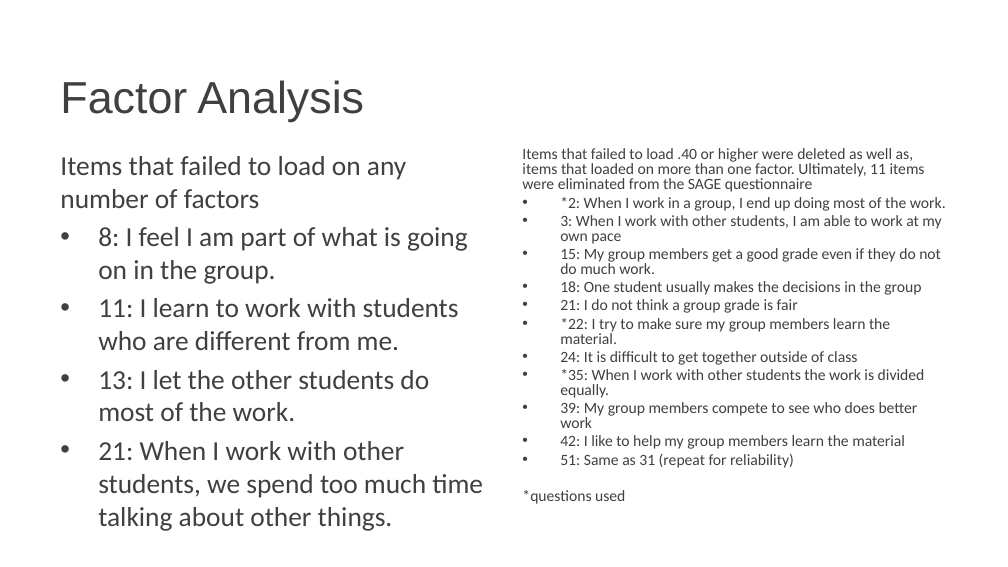
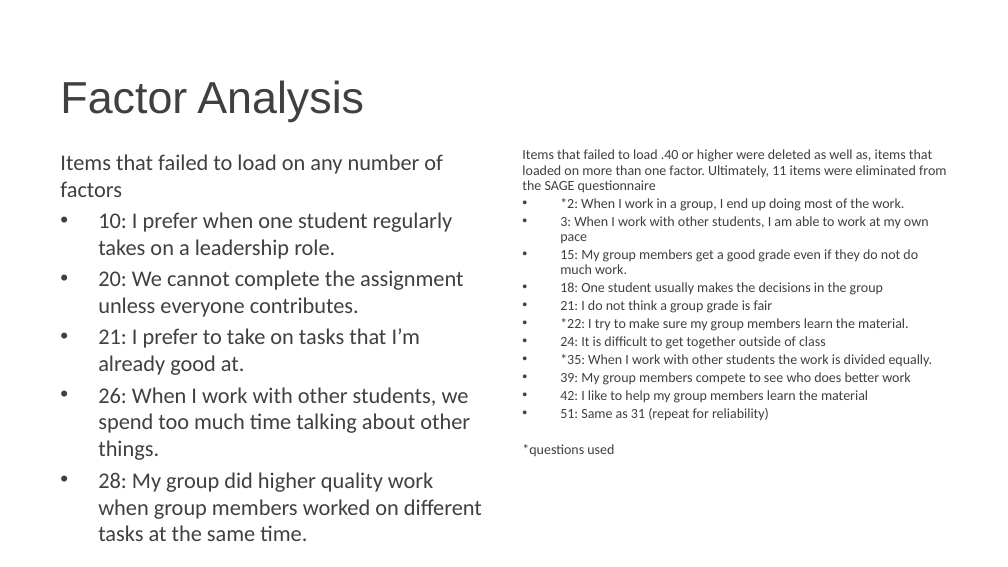
Before and after one commit to Pontigre/PER_analysis, a slide deck: slide 14 of Analysis_explanation.pptx (slide 24 before the commit). Drawn at 1008x567 pixels with LibreOffice and Linux fonts; fonts in the diff are those of the drawing; background and template pictures are left out. Boxes give left, top, right and bottom in pixels: in the first picture for what was removed or moved away, otherwise in the second. Text is boxed around its words. In the diff, an @@ line names an element or a change of style, - is before the commit and + after.

```diff
--- a/Analysis_explanation.pptx
+++ b/Analysis_explanation.pptx
@@ text "Items that failed to load ..." at (522, 149, 946, 456): size 11.2 to 10 pt; line spacing 0.8 to 0.9 @@
@@ text at (60, 154, 443, 197): size 19.6 to 16 pt in "Items that failed to load on any ..." @@
@@ text at (98, 212, 482, 541): text changed; size 19.6 to 16 pt @@
-• 8: I feel I am part of what is going on in the group.
-• 11: I learn to work with students who are different from me.
-• 13: I let the other students do most of the work.
-• 21: When I work with other students, we spend too much time talking about other things.
+• 10: I prefer when one student regularly takes on a leadership role.
+• 20: We cannot complete the assignment unless everyone contributes.
+• 21: I prefer to take on tasks that I’m already good at.
+• 26: When I work with other students, we spend too much time talking about other things.
+• 28: My group did higher quality work when group members worked on different tasks at the same time.
```
Also in this commit, not shown: 10 other slides changed, 1 slide removed, 36 other files.
